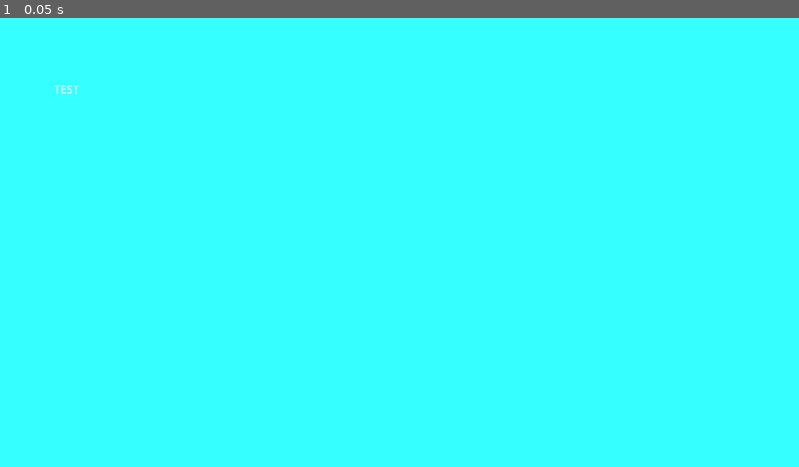
Above: before the commit, frame 1.
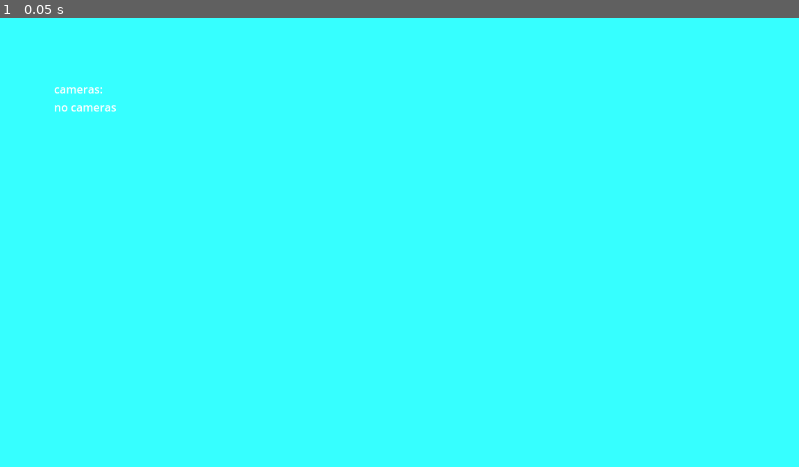
Above: after the commit, the same moment.

Repository: C0desnake/PWS-Medische-robots-godot
Game: Godot game, scene res://main.tscn
The game is run twice, just before and just after one commit, with the same random seed, the same clock (stepped at 60 frames per second) and the same inputs. The engine's default icon, where the game draws it, is replaced by a stand-in: a white triangle on a blue panel in a dark square.
Inputs:
- Up to frame 1 (0.05 s): no input

The runs differ from the first frame. In frame 1, 0.2% of the frame differs, in the area x 6-15%, y 14-21%.

Commit message:
Update camera_tex.gd

Diff:
--- a/camera_tex.gd
+++ b/camera_tex.gd
@@ -16,8 +16,7 @@
 			camera = feed
 
 	if camera == null:
-		debug_text = "no cameras"
-		return
+		debug_text += "no cameras"
 
 	else:
 		camera.feed_is_active = true
